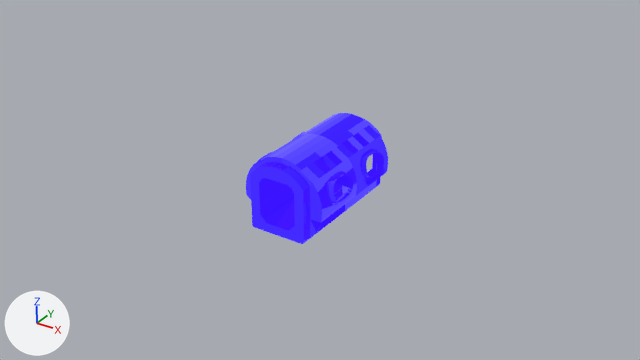
One commit to the Blender file Mk1/Spaces/mk1CabinInternal/mk1CabinExecutiveInternal.blend: the scene before it, then after it.
One viewpoint serves both versions: the file's camera 'Camera'. The lights are fixed; the arrows at lower left show +X, +Y and +Z. The first picture is the older version. The same objects are shown in both versions, whatever each file hides. Objects named as collision shapes, trigger or cutter boxes, shadow casters or lower levels of detail are left out.

Objects in the first picture: 'Cabin.001'.
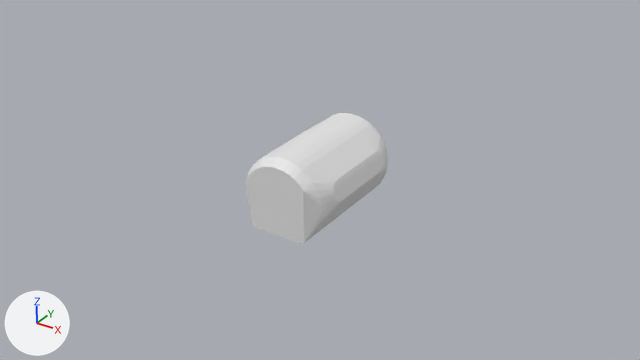
What differs and where, as boxes [x1, y1, x2, y2] in the pictures (640 x 360 px):
```json
{"part": 1, "of": "me_cabin", "change": "deleted", "before": [334, 183, 344, 194], "on screen": "mostly hidden"}
{"part": 2, "of": "me_cabin", "change": "deleted", "before": [334, 186, 348, 199]}
{"part": 3, "of": "me_cabin", "change": "deleted", "before": [246, 113, 388, 244], "on screen": "blue"}
{"part": 4, "of": "me_cabin", "change": "recoloured", "before": [290, 116, 370, 170], "after": [290, 116, 370, 170]}
```

Edits to the scene script, one JSON object a line:
```json
{"block": "me_cabin", "where": "# used by ob_cabin_001; parent = ob_cabin; location = (0.0, 0.0, 0.0)"}
{"op": "remove", "block": "me_cabin", "code": "me_cabin.from_pydata(...)  # 1185 vertices, 2098 faces; spans x -0.62..0.62, y -0.91..0.91, z -0.43..0.56"}
{"op": "add", "block": "me_cabin", "code": "me_cabin.from_pydata(...)  # 134 vertices, 264 faces; spans x -0.62..0.62, y -0.91..0.91, z -0.43..0.56"}
{"block": "me_cabin", "change": "me_cabin part 1: the loose piece of 52 vertices spanning x 0.04..0.29, y -0.16..0.16, z -0.16..-0.14 is deleted"}
{"block": "me_cabin", "change": "me_cabin part 2: the loose piece of 24 vertices spanning x 0.29..0.4, y -0.16..0.16, z -0.16..-0.14 is deleted"}
{"block": "me_cabin", "change": "me_cabin part 3: 975 vertices removed from x -0.62..0.62, y -0.91..0.91, z -0.43..0.56"}
{"block": "me_cabin", "change": "me_cabin part 4: 4 faces spanning x 0.1..0.28, y -0.78..0.78, z 0.49..0.55 switch from mat_cabiniva to no material"}
```
